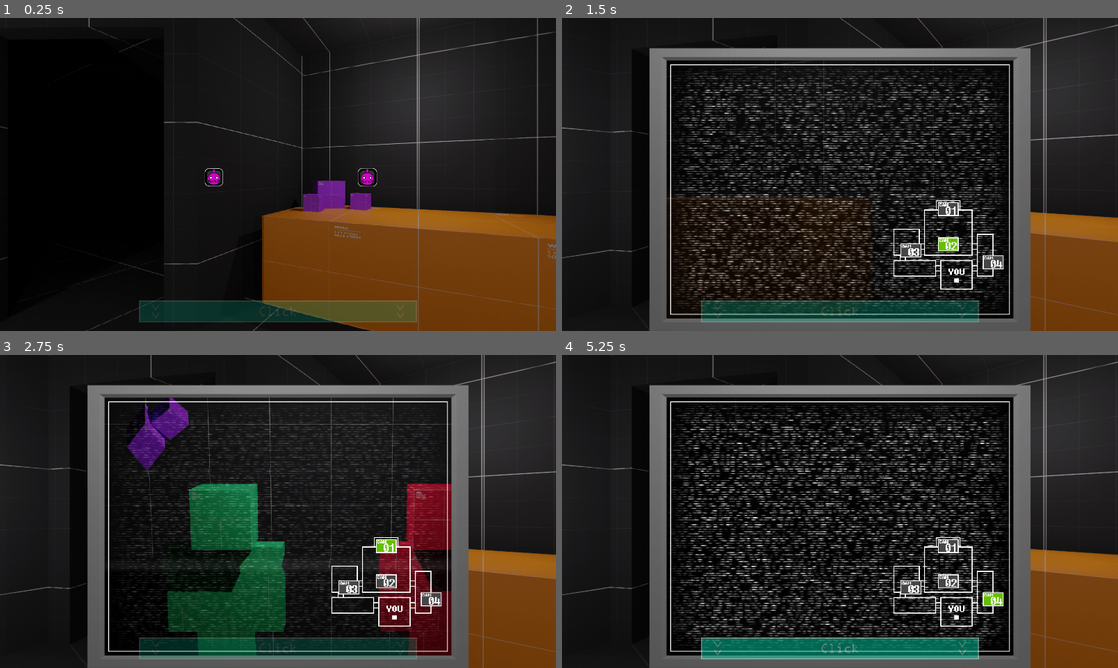
Above: before the commit, frames 1-4 (two rows, left to right).
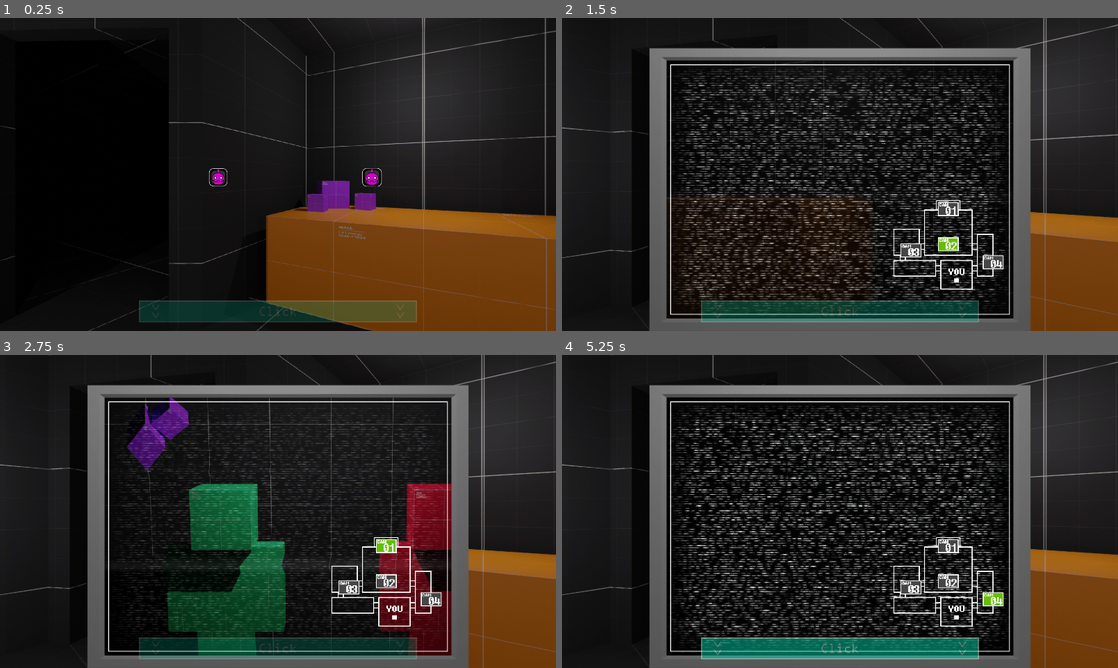
Above: after the commit, the same moments.

Repository: Oplexitie/Cupcakes-Framework
Game: Godot game, scene res://Scenes/Nights/nights.tscn
Two runs of this game, one before a commit and one after it. Both use one fixed random seed, a clock stepped at 60 frames per second and the inputs below.
Inputs (mouse positions are in pixels of both pictures, inside the frame that each line leads up to):
- Up to frame 1 (0.25 s): no input
- Up to frame 2 (1.5 s): click (840, 315) at 0.5 s; click (945, 243) at 1.25 s
- Up to frame 3 (2.75 s): click (383, 545) at 2 s
- Up to frame 4 (5.25 s): click (912, 586) at 2.75 s; click (995, 599) at 3.5 s; click (840, 652) at 4.25 s; click (840, 652) at 5 s

The runs differ from the first frame. In frame 1, 3.4% of the frame differs, in the area x 0-100%, y 0-100%; in frame 2, 12%; in frame 3, 2.7%; in frame 4, 14%, in the area x 19-81%, y 15-95%.

Commit message:
smooth scroll + code cleanup

Diff:
--- a/AnimationTree/animtree_camera.tres
+++ b/AnimationTree/animtree_camera.tres
@@ -34,4 +34,4 @@
 nodes/StaticState/node = SubResource( 16 )
 nodes/StaticState/position = Vector2( 260, -60 )
 nodes/output/position = Vector2( 680, 80 )
-node_connections = [ "Add2", 0, "StaticState", "Add2", 1, "CameraScroll", "output", 0, "Add2" ]
+node_connections = [ "output", 0, "Add2", "Add2", 0, "StaticState", "Add2", 1, "CameraScroll" ]
--- a/Scenes/Nights/nights.tscn
+++ b/Scenes/Nights/nights.tscn
@@ -368,7 +368,7 @@
 centered = false
 vframes = 4
 region_enabled = true
-region_rect = Rect2( 13.1481, 0, 798, 2372 )
+region_rect = Rect2( 125.386, 0, 798, 2372 )
 
 [node name="room3" type="Sprite" parent="CameraElements/CamRooms"]
 visible = false
@@ -377,7 +377,7 @@
 centered = false
 vframes = 2
 region_enabled = true
-region_rect = Rect2( 165.519, 0, 798, 1186 )
+region_rect = Rect2( 53.2809, 0, 798, 1186 )
 
 [node name="room4" type="Sprite" parent="CameraElements/CamRooms"]
 visible = false
@@ -386,7 +386,7 @@
 centered = false
 vframes = 2
 region_enabled = true
-region_rect = Rect2( 268, 0, 798, 1186 )
+region_rect = Rect2( 231.948, 0, 798, 1186 )
 
 [node name="CamButtons" type="Node2D" parent="CameraElements"]
 z_index = 19
@@ -447,7 +447,7 @@
 modulate = Color( 1, 1, 1, 0.235294 )
 position = Vector2( 361, 147.1 )
 frames = SubResource( 3 )
-frame = 1
+frame = 2
 speed_scale = 5.0
 playing = true
 centered = false
--- a/Scripts/Nights/Office/off_scrolling.gd
+++ b/Scripts/Nights/Office/off_scrolling.gd
@@ -1,18 +1,21 @@
 extends Node2D
 
-export var scroll_speed : float = 3
-export var office_clamp : int = 650
+const SCROLL_SMOOTHING : int = 12 # Lower for smoother scrolling
+const SCROLL_SPEED : float = 0.07 # Lower for faster scrolling
+const SCROLL_CLAMP : int = 650 # Clamps office scrolling on both sides
+
 # An export made for objects hitboxes that need an offset due to the equirectangular shader
 # Reminder that for each object there needs to be an Array of an Array to work
 # [NodePath, EdgeSpeed_x(int), SpeedClamp_left(int), SizeClamp_right(int)]
 export var item_offsets : Array = []
 
 var scroll_area : Dictionary = { "Left": 0, "Right": 0 }
-var can_move = true
+var can_move : bool = true
+var scroll_amount : float = 0
 
 func _ready():
 	var view_size_x : float = get_viewport().size.x
-	# Border correcter is made to fix a 1 pixel issue all the way to the right of the screen
+	# Made to fix a 1 pixel issue at the right of the screen when view_size_x isn't a whole number
 	var border_correcter_x : float = 1/(OS.get_window_size().x/view_size_x)
 
 	# This calculates the scroll area on both sides of the screen
@@ -23,21 +26,22 @@
 		i[0] = get_node(i[0])
 
 func _physics_process(delta):
-	var mouse_position : Vector2 = get_viewport().get_mouse_position()
-	var scroll_amount : float
+	var mouse_position : Vector2 = get_global_mouse_position()
 
 	if can_move:
 		# Checks if the mouse is within one of the scroll areas, and scrolls if it is
 		if mouse_position.x < scroll_area["Left"]:
-			scroll_amount = (scroll_area["Left"] - mouse_position.x) * scroll_speed
+			scroll_amount += (scroll_area["Left"] - mouse_position.x) * SCROLL_SPEED
 		elif mouse_position.x > scroll_area["Right"]:
-			scroll_amount = (scroll_area["Right"] - mouse_position.x) * scroll_speed
+			scroll_amount += (scroll_area["Right"] - mouse_position.x) * SCROLL_SPEED
+
+	scroll_amount = clamp(scroll_amount, -SCROLL_CLAMP, SCROLL_CLAMP)
 
 	# Clamps the position so the office doesn't leave the frame
-	position.x = clamp(position.x + scroll_amount * delta, -office_clamp, office_clamp)
+	position.x = lerp(position.x, scroll_amount, SCROLL_SMOOTHING * delta)
 	apply_offset(scroll_amount, delta)
 
-func apply_offset(scroll_amount : float, delta : float):
+func apply_offset(scroll_modifier : float, delta : float):
 	# Modifies the buttons collision postion, makes it so the button is pressable with the shader
 	for i in item_offsets:
-		i[0].position.x = clamp((position.x - i[1] + i[0].position.x/2) + scroll_amount * delta, i[2], i[3])
+		i[0].position.x = clamp((position.x - i[1] + i[0].position.x/2) + scroll_modifier * delta, i[2], i[3])
--- a/Scripts/Nights/chara_ai.gd
+++ b/Scripts/Nights/chara_ai.gd
@@ -44,9 +44,8 @@
 	# (2) You can also have the character check the next room it's going to, to see if it's empty,
 	# this will determine whether the character enters the room (when false) or not (when true).
 	if checknextroom:
-		if cam_feed.room_visitors[to_room]==[0,0]:
-			pass
-		else:
+		# If used make sure the array size is the same as room_visitors
+		if cam_feed.room_visitors[to_room] != [0,0]:
 			char_pos[character]-=1
 			return
 
